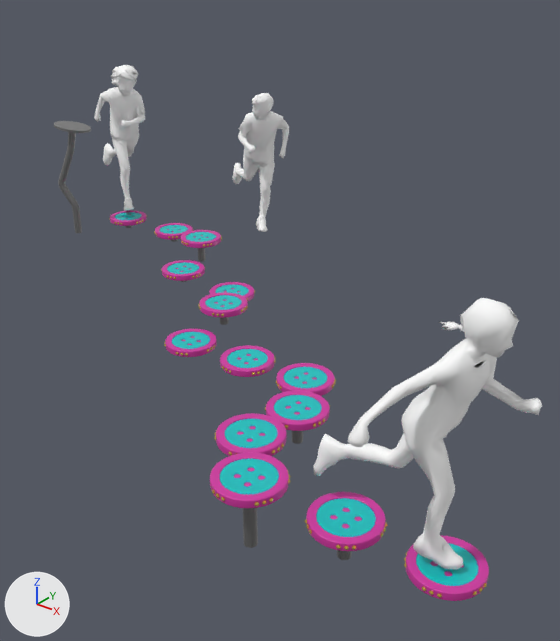
An edit to the glTF model glb/AV_04.glb, drawn before and after from the same camera.
Both versions are drawn from a 50 mm lens placed at (7.99, -3.81, 2.29), pointed at (5.2, -0.32, 0.12). Arrows for +X, +Y and +Z are at lower left; the lights stay in place. The first picture is the older version. Where no turn or scale is listed for an object, it has been applied to the vertices.

The first picture shows 'Circle028', 'Line020', 'Object003', 'Object015', 'Object019', 'Object027', 'boy01', 'boy02', 'girl', 'step_B', 'step_B001', 'step_B002', 'step_B003', 'step_B004', 'step_B005', 'step_B006', 'step_B007', 'step_B008', 'step_B009', 'step_B010', 'step_B011', 'step_B012', 'step_B013' and 17 more.
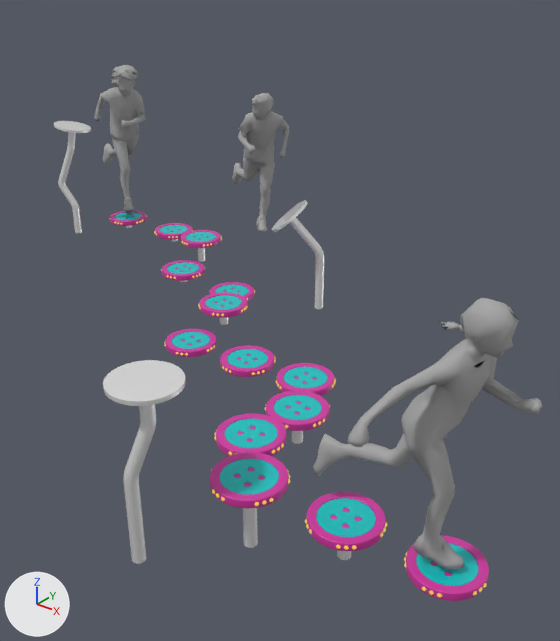
Commit message: AV update

The change, as a list of edits to the scene's bpy script:
```text
Change mat_white:
    mat_white.base_color: (1.0, 1.0, 1.0) -> (0.394, 0.394, 0.394)  # white #ffffff -> grey #a8a8a8
Change mat_metal_black:
    where n0 = _N.new('ShaderNodeBsdfPrincipled'); n0.name = 'Principled BSDF'
    n0.inputs[1].default_value: 1.0 -> 0.58  # 'Metallic'
    n0.inputs[2].default_value: 0.68 -> 0.42  # 'Roughness'
    remove n2 = _N.new('ShaderNodeMix'); n2.name = 'Mix'
    remove n2.data_type = 'RGBA'
    remove n2.blend_type = 'MULTIPLY'
    remove n2.inputs[0].default_value = 1.0  # 'Factor'
    remove n2.inputs[7].default_value = (0.25, 0.25, 0.25, 1.0)  # 'B', grey #898989
    where n3 = _N.new('ShaderNodeVertexColor'); n3.name = 'Color Attribute'
    remove _L.new(n2.outputs[2], n0.inputs[0])  # 'Result' to 'Base Color'
    remove _L.new(n3.outputs[0], n2.inputs[6])  # 'Color' to 'A'
    add _L.new(n3.outputs[0], n0.inputs[0])  # 'Color' to 'Base Color'
Change mat_metal_black_001:
    mat_metal_black_001.base_color: (0.25, 0.25, 0.25) -> (1.0, 1.0, 1.0)  # grey #898989 -> white #ffffff
Add me_circle030:
    me_circle030.from_pydata(...)  # 216 vertices, 428 faces; spans x -0.15..0.15, y -0.15..0.15, z 0.0..0.02
    me_circle030.materials.append(mat_metal_black_001)  # white #ffffff
Add me_line022:
    me_line022.from_pydata(...)  # 360 vertices, 716 faces; spans x -0.03..0.086, y -0.03..0.096, z 0.0..0.822
    me_line022.materials.append(mat_metal_black_001)  # white #ffffff
Add me_circle029:
    me_circle029.from_pydata(...)  # 216 vertices, 428 faces; spans x -0.134..0.123, y -0.148..0.141, z -0.098..0.113
    me_circle029.materials.append(mat_metal_black_001)  # white #ffffff
Add me_line021:
    me_line021.from_pydata(...)  # 200 vertices, 396 faces; spans x -0.203..0.03, y -0.131..0.03, z -0.015..0.656
    me_line021.materials.append(mat_metal_black_001)  # white #ffffff
Add ob_circle030:
    ob_circle030 = bpy.data.objects.new('Circle030', me_circle030)
    ob_circle030.location = (6.055, -2.183, 0.822)
Add ob_line022:
    ob_line022 = bpy.data.objects.new('Line022', me_line022)
    ob_line022.location = (6.001, -2.248, 0.0)
Add ob_circle029:
    ob_circle029 = bpy.data.objects.new('Circle029', me_circle029)
    ob_circle029.location = (4.932, 0.135, 0.637)
Add ob_line021:
    ob_line021 = bpy.data.objects.new('Line021', me_line021)
    ob_line021.location = (5.108, 0.237, 0.0)
```

What differs and where, as boxes (x1, y1, x2, y2) in the pictures (560 x 641 px):
'girl', recoloured (white to grey)
    both: (314, 298, 542, 570)
'boy01', recoloured (white to grey)
    both: (233, 93, 289, 232)
'boy02', recoloured (white to grey)
    both: (94, 65, 145, 211)
'Circle030', added
    after: (103, 360, 186, 406)
'Line022', added
    after: (123, 404, 156, 564)
'step_B011', recoloured
    both: (210, 452, 289, 548)
'Line021', added
    after: (290, 218, 324, 309)
'Line020', recoloured (grey to white)
    both: (58, 132, 82, 233)
'Circle029', added
    after: (272, 200, 308, 232)
'Circle028', recoloured (grey to white)
    both: (54, 121, 91, 133)
